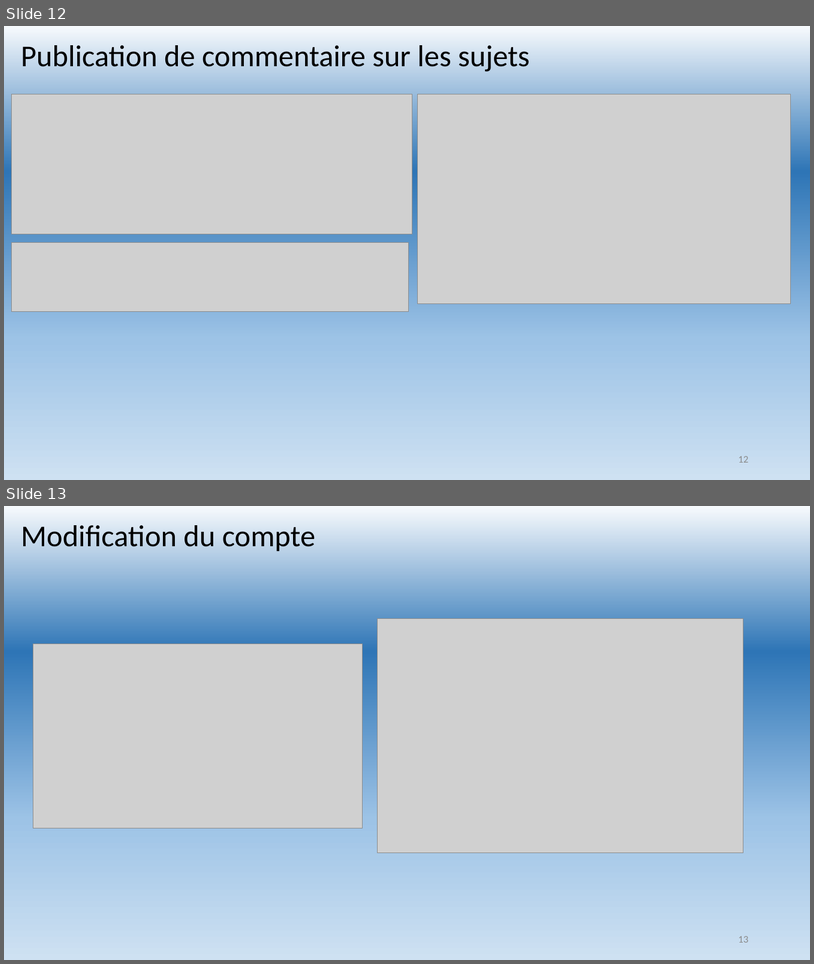
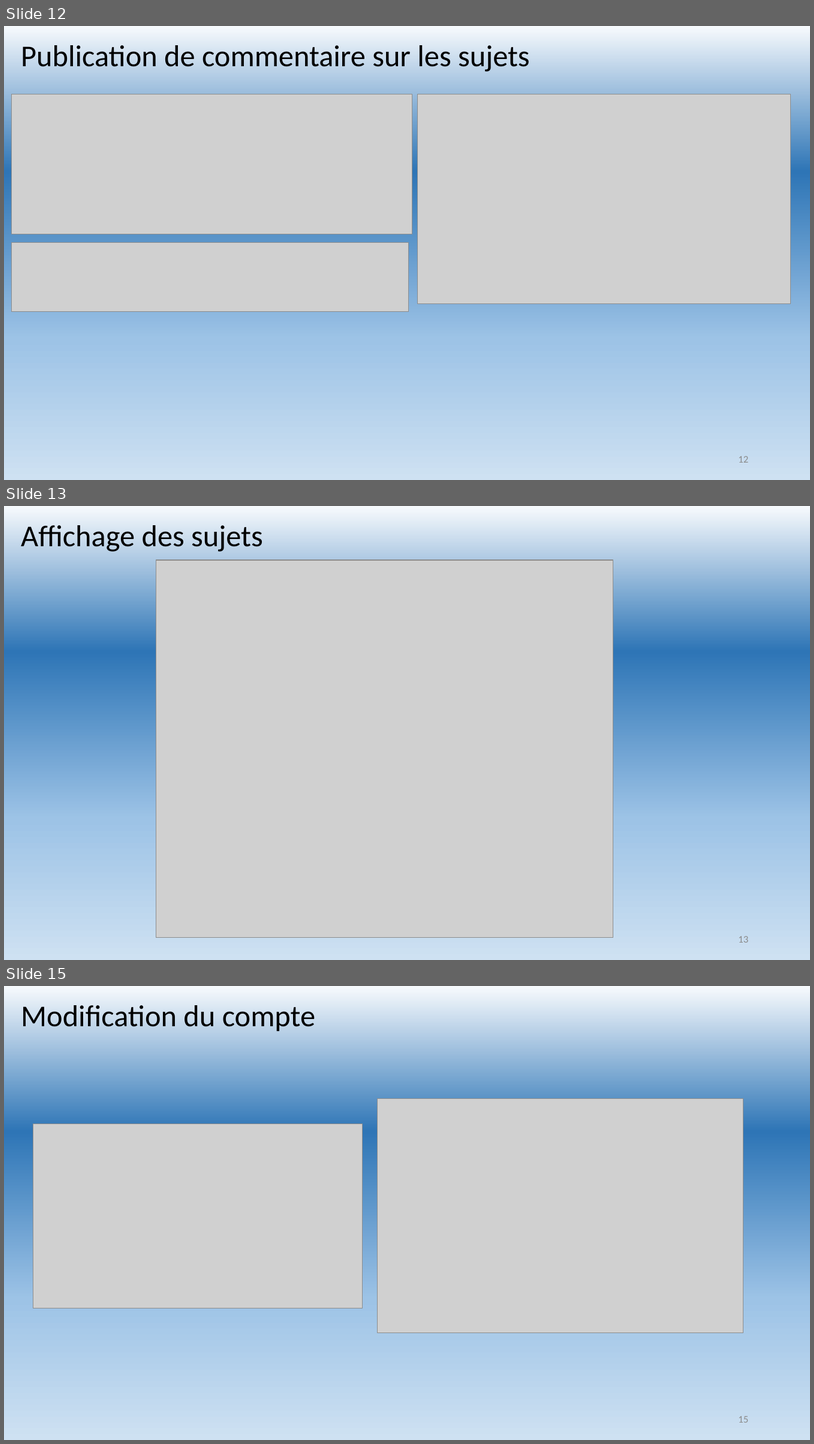
Before and after one commit to YannBK/Forum_php, a slide deck: Conception/INFOFO.pptx. Shown one above the other, each under a label of ours: slides 12 and 13 before the commit, slides 12, 13 and 15 after it; the slides between them are not shown. The pictures are 814x964 and 814x1444 pixels, drawn with LibreOffice and Linux fonts; fonts in the diff are those of the drawing; grey boxes stand for pictures. Boxes give left, top, right and bottom in pixels: in the first picture for what was removed or moved away, otherwise in the second. Text is boxed around its words. In the diff, an @@ line names an element or a change of style, - is before the commit and + after.

```diff
--- a/Conception/INFOFO.pptx
+++ b/Conception/INFOFO.pptx
@@ slide 13 added at (4,506,810,960), background gradient #F7FAFD to #2E75B6 to #9DC3E6 to #CEE1F2 @@
@@ title added at (21,525,263,552), 36 pt, text #000000 @@
+Affichage des sujets
@@ picture added at (156,560,614,937) @@
@@ page number added at (738,936,749,942), 12 pt, text #8C8C8C @@
+13
@@ what was slide 13 is now slide 15 @@
@@ page number at (738,1416,749,1422): text changed @@
-13
+15
```
Also in this commit, not shown: 1 slide changed, 1 other slide added, 1 other file.
